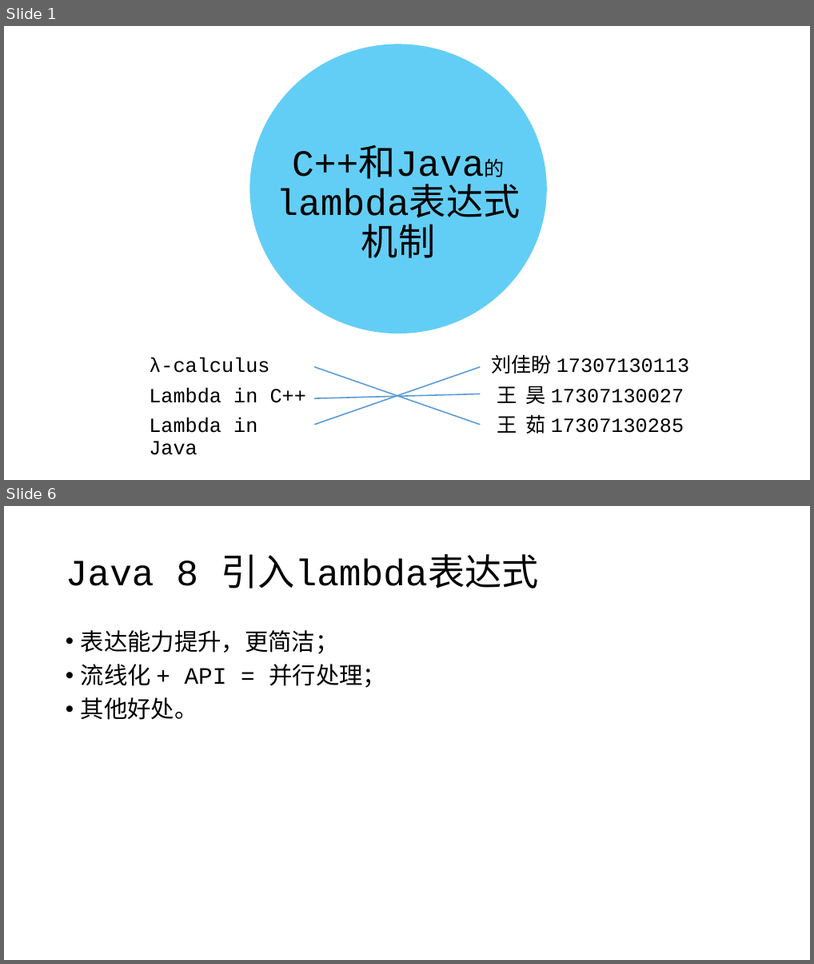
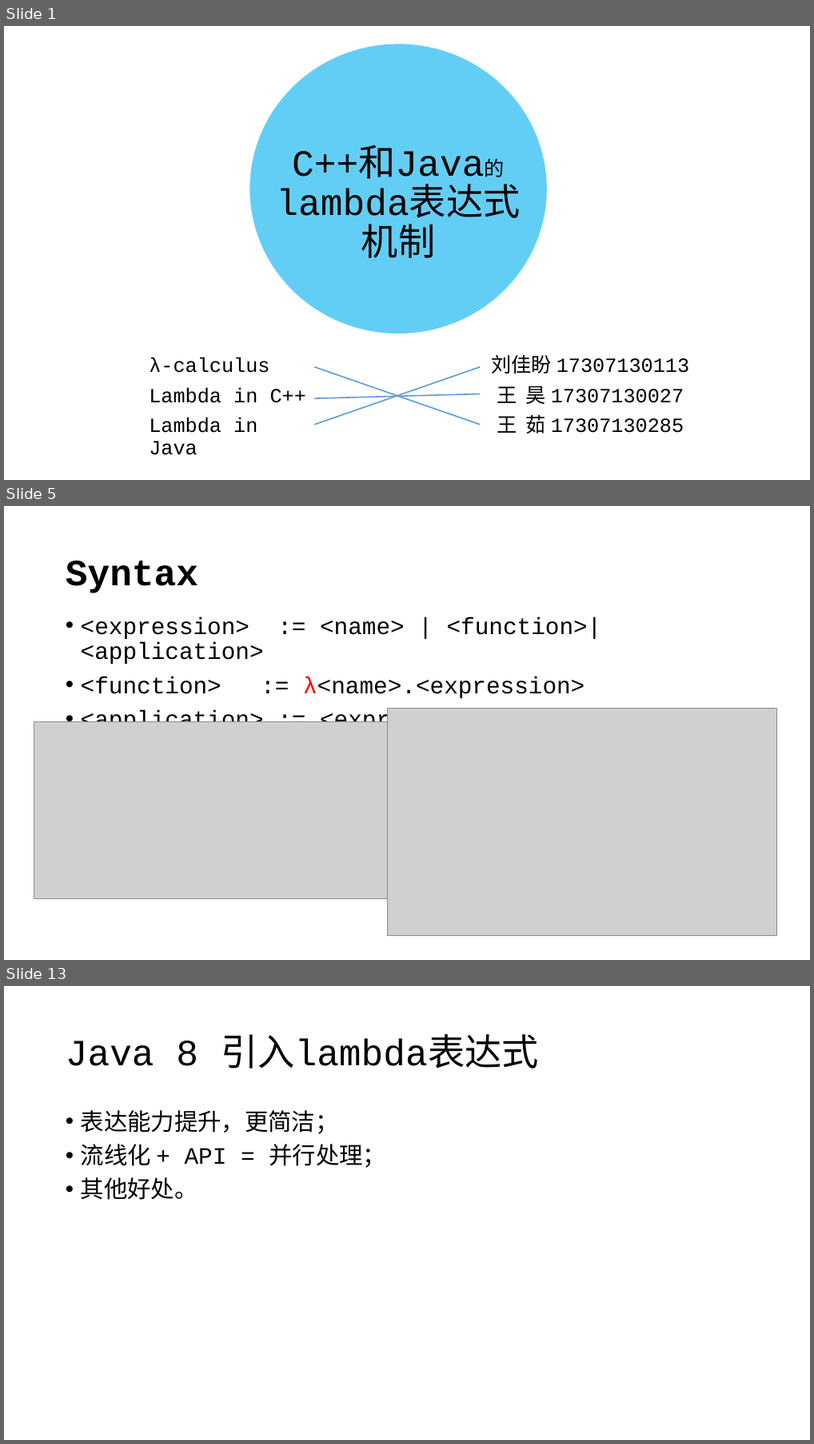
Before and after one commit to RuWang-0/lambda-in-Java-C-, a slide deck: lambda-ppt.pptx. Shown one above the other, each under a label of ours: slides 1 and 6 before the commit, slides 1, 5 and 13 after it; the slides between them are not shown. The pictures are 814x964 and 814x1444 pixels, drawn with LibreOffice and Linux fonts; fonts in the diff are those of the drawing; grey boxes stand for pictures. Boxes give left, top, right and bottom in pixels: in the first picture for what was removed or moved away, otherwise in the second. Text is boxed around its words. In the diff, an @@ line names an element or a change of style, - is before the commit and + after.

```diff
--- a/lambda-ppt.pptx
+++ b/lambda-ppt.pptx
@@ slide 5 added at (x1=4, y1=506, x2=810, y2=960), background #FFFFFF @@
@@ title added at (x1=66, y1=560, x2=198, y2=593), 44 pt, text #000000, bold @@
+Syntax
@@ text added at (x1=81, y1=617, x2=658, y2=733), 28 pt, text #000000 @@
+• <expression> := <name> | <function>|<application>
+• <function> := λ<name>.<expression>
+• <application> := <expression><expression>
@@ picture added at (x1=34, y1=721, x2=410, y2=899) @@
@@ picture added at (x1=387, y1=708, x2=778, y2=936) @@
@@ what was slide 6 is now slide 13 @@
```
Also in this commit, not shown: 8 other slides added, 2 slides removed, 2 other files.
